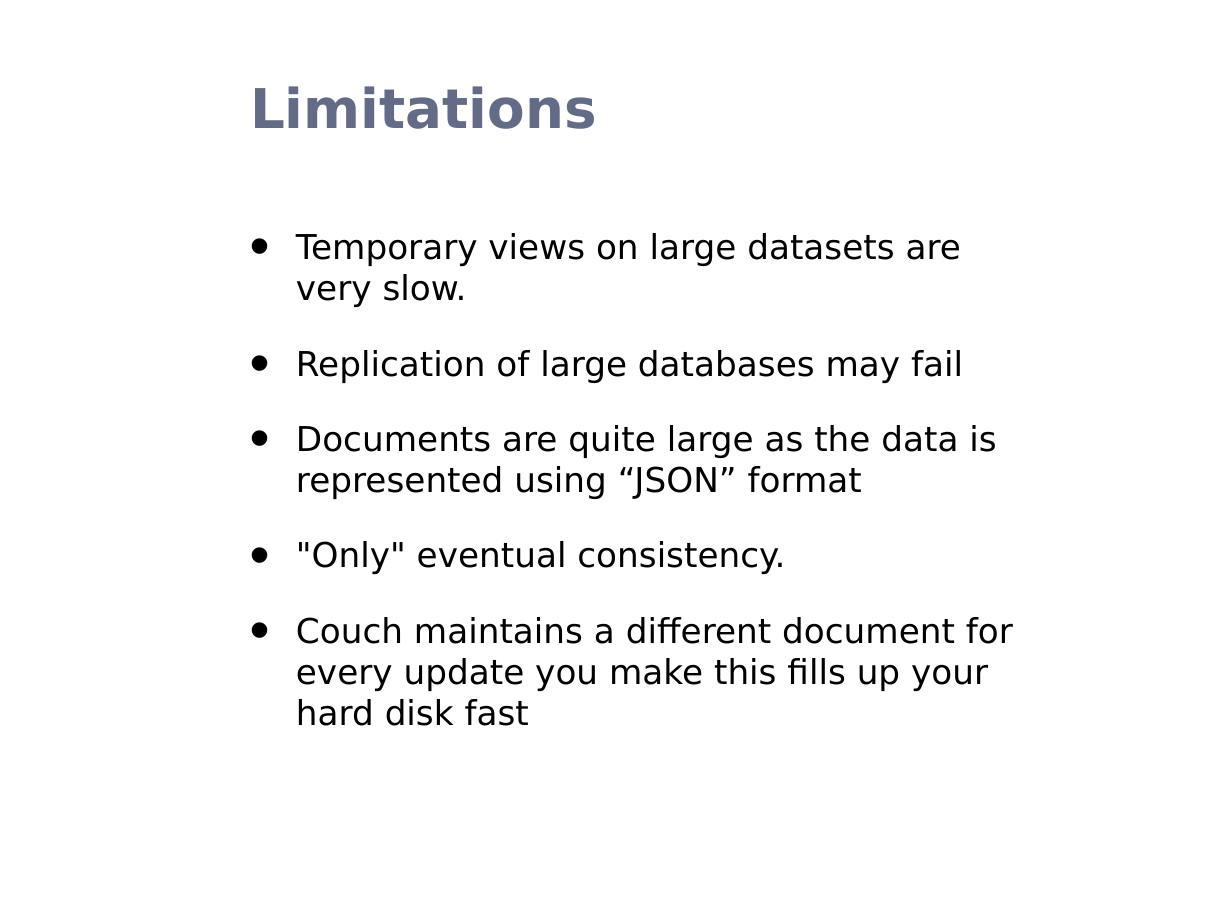
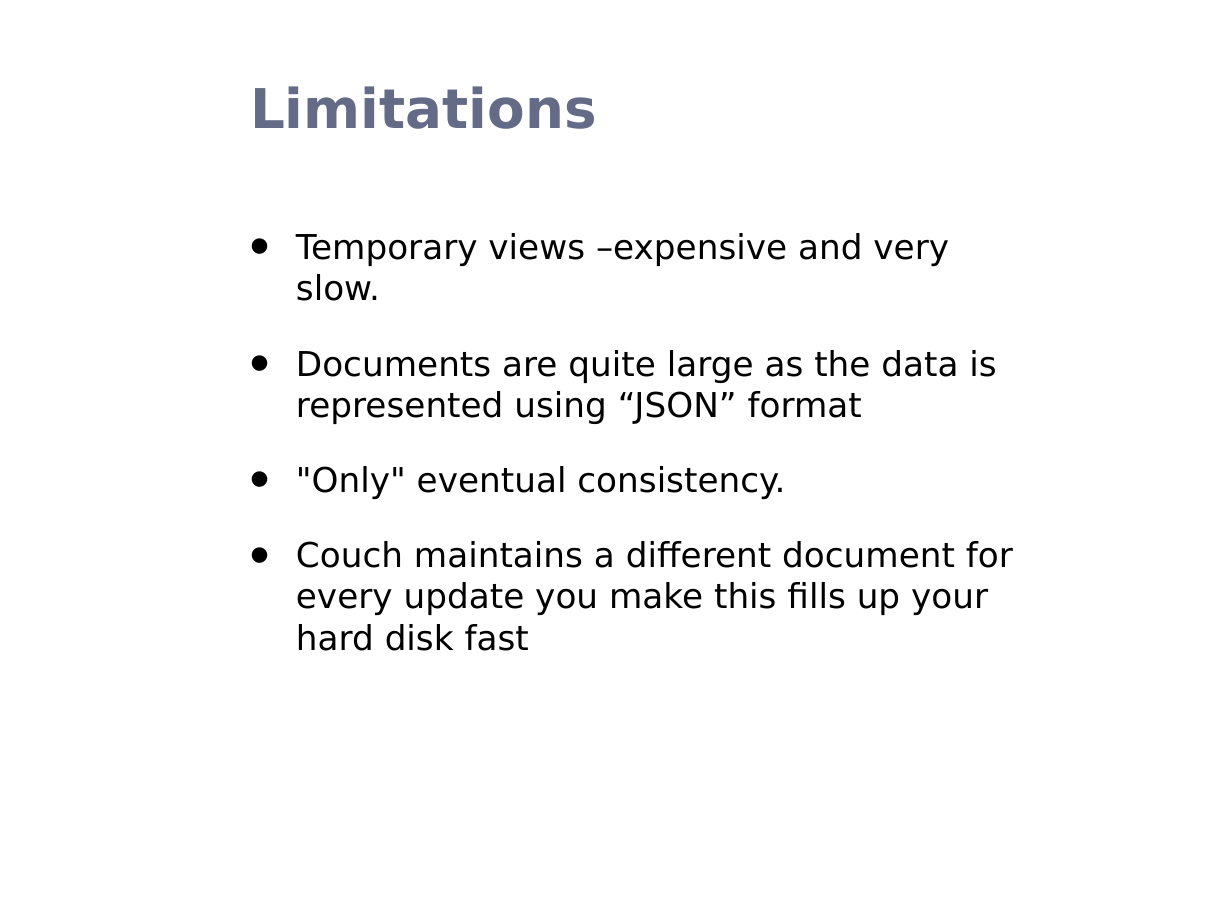
Before and after one commit to rohanz1993/Team_9_Heroku_Shopping_Cart_-_AWS_NoSQL_Service, a slide deck: slide 35 of Donita/CouchDB.pptx. Drawn at 1232x924 pixels with LibreOffice and Linux fonts; fonts in the diff are those of the drawing; background and template pictures are left out. Boxes give left, top, right and bottom in pixels: in the first picture for what was removed or moved away, otherwise in the second. Text is boxed around its words. In the diff, an @@ line names an element or a change of style, - is before the commit and + after.

Commit message:
Limitations updated

```diff
--- a/Donita/CouchDB.pptx
+++ b/Donita/CouchDB.pptx
@@ text at [296,233,949,301]: text changed @@
-• Temporary views on large datasets are very slow.
-• Replication of large databases may fail
+• Temporary views –expensive and very slow.
```
Also in this commit, not shown: 3 other slides changed.
